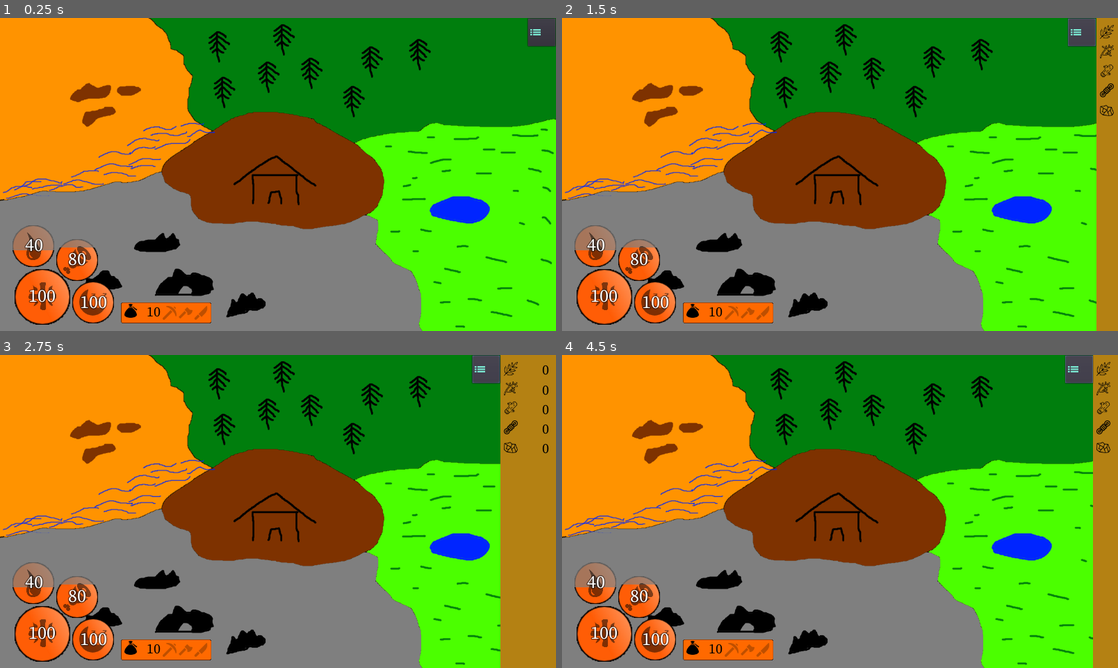
Above: before the commit, frames 1-4 (two rows, left to right).
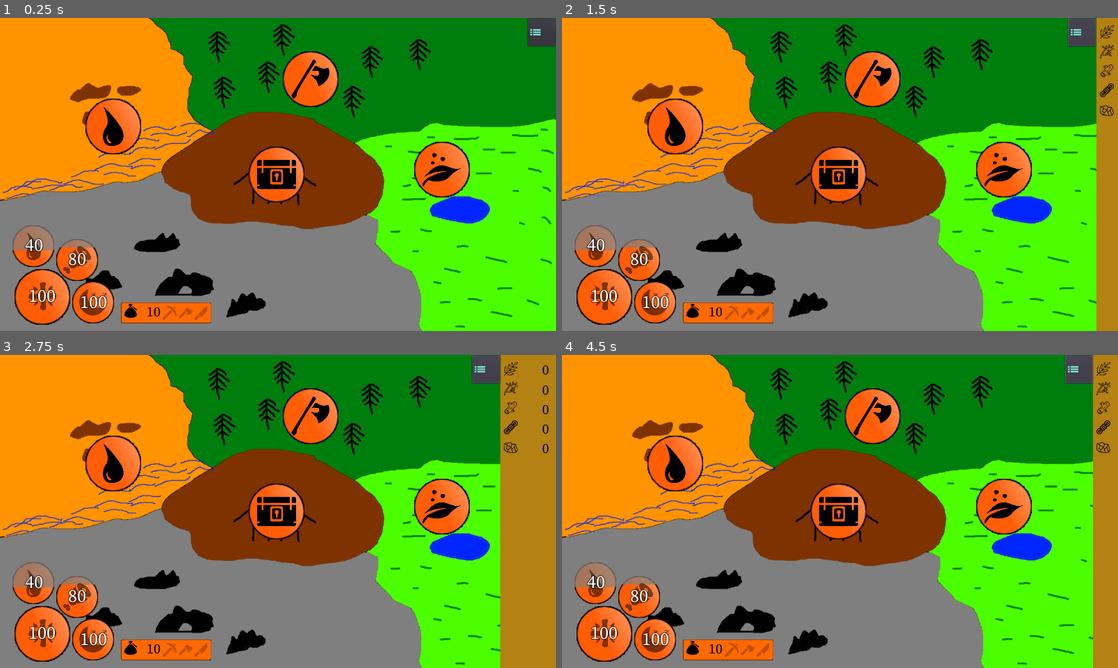
Above: after the commit, the same moments.

Repository: Maroxis/Surv
Game: Godot game, scene res://nodes/Game.tscn
Same seed, same stepped clock (60 frames per second), same inputs: the game is played once before the commit and once after it.
Inputs (mouse positions are in pixels of both pictures, inside the frame that each line leads up to):
- Up to frame 1 (0.25 s): no input
- Up to frame 2 (1.5 s): click (1101, 33) at 0.5 s; click (1045, 33) at 1.25 s
- Up to frame 3 (2.75 s): click (539, 370) at 2 s
- Up to frame 4 (4.5 s): tap Enter at 2.75, 4.25 s; tap Space at 3.5 s

The runs differ from the first frame. In frame 1, 5.7% of the frame differs, in the area x 15-85%, y 10-59%; in frame 2, 5.7%; in frame 3, 5.7%; in frame 4, 5.7%.

Commit message:
building init

Diff:
--- a/nodes/Building.tscn
+++ b/nodes/Building.tscn
@@ -6,17 +6,32 @@
 [ext_resource path="res://sprites/BG/BuildingPanel.png" type="Texture" id=4]
 
 [node name="Building" type="Control"]
-size_flags_horizontal = 2
+anchor_left = 0.5
+anchor_top = 0.5
+anchor_right = 0.5
+anchor_bottom = 0.5
+margin_left = -128.0
+margin_right = 128.0
+rect_min_size = Vector2( 256, 0 )
+mouse_filter = 2
+size_flags_horizontal = 3
 size_flags_vertical = 7
 __meta__ = {
 "_edit_use_anchors_": false
 }
 
 [node name="VBox" type="VBoxContainer" parent="."]
-anchor_right = 1.0
-anchor_bottom = 1.0
+anchor_left = 0.5
+anchor_right = 0.5
+margin_left = -96.0
+margin_right = 96.0
+margin_bottom = 423.0
+mouse_filter = 2
 size_flags_horizontal = 3
 size_flags_vertical = 3
+__meta__ = {
+"_edit_use_anchors_": false
+}
 
 [node name="BG" type="TextureRect" parent="VBox"]
 margin_right = 192.0
@@ -27,8 +42,12 @@
 }
 
 [node name="VBoxContainer" type="VBoxContainer" parent="VBox/BG"]
-anchor_right = 1.0
-anchor_bottom = 1.0
+anchor_top = 0.5
+anchor_bottom = 0.5
+margin_top = -144.0
+margin_right = 192.0
+margin_bottom = 144.0
+mouse_filter = 2
 __meta__ = {
 "_edit_use_anchors_": false
 }
@@ -63,6 +82,7 @@
 margin_bottom = 288.0
 grow_horizontal = 2
 grow_vertical = 2
+mouse_filter = 1
 size_flags_horizontal = 3
 size_flags_vertical = 3
 texture_normal = ExtResource( 1 )
@@ -72,11 +92,26 @@
 [node name="Vbox" type="VBoxContainer" parent="VBox"]
 margin_top = 292.0
 margin_right = 192.0
-margin_bottom = 378.0
+margin_bottom = 423.0
+__meta__ = {
+"_edit_use_anchors_": false
+}
+
+[node name="Tier" type="Label" parent="VBox/Vbox"]
+margin_right = 192.0
+margin_bottom = 41.0
+theme = ExtResource( 3 )
+custom_colors/font_color = Color( 0, 0, 0, 1 )
+text = "Tier"
+align = 1
+__meta__ = {
+"_edit_use_anchors_": false
+}
 
 [node name="VBox2" type="VBoxContainer" parent="VBox/Vbox"]
+margin_top = 45.0
 margin_right = 192.0
-margin_bottom = 41.0
+margin_bottom = 86.0
 size_flags_horizontal = 3
 size_flags_vertical = 3
 size_flags_stretch_ratio = 2.0
@@ -109,9 +144,9 @@
 }
 
 [node name="VBox" type="VBoxContainer" parent="VBox/Vbox"]
-margin_top = 45.0
+margin_top = 90.0
 margin_right = 192.0
-margin_bottom = 86.0
+margin_bottom = 131.0
 size_flags_horizontal = 3
 size_flags_vertical = 3
 size_flags_stretch_ratio = 2.0
--- a/nodes/Game.tscn
+++ b/nodes/Game.tscn
@@ -13,7 +13,6 @@
 [ext_resource path="res://sprites/Icons/128x128px/Wenrexa Special magic.png" type="Texture" id=11]
 [ext_resource path="res://nodes/MissionSelect.tscn" type="PackedScene" id=12]
 [ext_resource path="res://sprites/Icons/32x32px/wood.png" type="Texture" id=13]
-[ext_resource path="res://scripts/Missions.gd" type="Script" id=14]
 [ext_resource path="res://scripts/WoodsMission.gd" type="Script" id=15]
 [ext_resource path="res://sprites/Icons/64x64px/Wenrexa Drop Water or Blood.png" type="Texture" id=16]
 [ext_resource path="res://sprites/Icons/64x64px/food.png" type="Texture" id=17]
@@ -32,6 +31,29 @@
 [ext_resource path="res://sprites/Icons/64x64px/sleep.png" type="Texture" id=33]
 [ext_resource path="res://sprites/Icons/64x64px/close.png" type="Texture" id=34]
 
+[sub_resource type="StyleBoxEmpty" id=1]
+
+[sub_resource type="StyleBoxEmpty" id=2]
+
+[sub_resource type="StyleBoxEmpty" id=3]
+
+[sub_resource type="StyleBoxEmpty" id=4]
+
+[sub_resource type="StyleBoxEmpty" id=5]
+
+[sub_resource type="Theme" id=6]
+HScrollBar/icons/decrement = null
+HScrollBar/icons/decrement_highlight = null
+HScrollBar/icons/decrement_pressed = null
+HScrollBar/icons/increment = null
+HScrollBar/icons/increment_highlight = null
+HScrollBar/icons/increment_pressed = null
+HScrollBar/styles/grabber = SubResource( 1 )
+HScrollBar/styles/grabber_highlight = SubResource( 2 )
+HScrollBar/styles/grabber_pressed = SubResource( 3 )
+HScrollBar/styles/scroll = SubResource( 4 )
+HScrollBar/styles/scroll_focus = SubResource( 5 )
+
 [node name="Game" type="Node2D"]
 script = ExtResource( 23 )
 
@@ -151,7 +173,6 @@
 anchor_left = 1.0
 
 [node name="GameWindow" type="Control" parent="Canvas"]
-visible = false
 anchor_right = 1.0
 anchor_bottom = 1.0
 mouse_filter = 2
@@ -201,7 +222,6 @@
 margin_top = 64.0
 margin_right = -128.0
 margin_bottom = -64.0
-script = ExtResource( 14 )
 __meta__ = {
 "_edit_use_anchors_": false
 }
@@ -623,14 +643,19 @@
 margin_top = 64.0
 margin_right = -128.0
 margin_bottom = -64.0
+mouse_filter = 2
 __meta__ = {
 "_edit_use_anchors_": false
 }
 
 [node name="Build" type="Control" parent="Canvas/GameWindow/BaseActivities"]
+visible = false
 anchor_right = 1.0
 anchor_bottom = 1.0
 script = ExtResource( 20 )
+__meta__ = {
+"_edit_use_anchors_": false
+}
 
 [node name="BG" type="ColorRect" parent="Canvas/GameWindow/BaseActivities/Build"]
 anchor_right = 1.0
@@ -640,45 +665,73 @@
 "_edit_use_anchors_": false
 }
 
-[node name="HBox" type="HBoxContainer" parent="Canvas/GameWindow/BaseActivities/Build"]
-anchor_right = 1.0
-anchor_bottom = 1.0
-margin_left = 32.0
-margin_top = 32.0
+[node name="ScrollContainer" type="ScrollContainer" parent="Canvas/GameWindow/BaseActivities/Build"]
+anchor_right = 1.0
+anchor_bottom = 1.0
+margin_left = 128.0
+margin_top = 16.0
 margin_right = -128.0
-margin_bottom = -32.0
-__meta__ = {
-"_edit_use_anchors_": false
-}
-
-[node name="House" parent="Canvas/GameWindow/BaseActivities/Build/HBox" instance=ExtResource( 21 )]
-margin_bottom = 528.0
-
-[node name="Name" parent="Canvas/GameWindow/BaseActivities/Build/HBox/House/VBox/BG/VBoxContainer" index="1"]
+theme = SubResource( 6 )
+scroll_vertical_enabled = false
+__meta__ = {
+"_edit_use_anchors_": false
+}
+
+[node name="HBox" type="HBoxContainer" parent="Canvas/GameWindow/BaseActivities/Build/ScrollContainer"]
+margin_right = 1036.0
+margin_bottom = 576.0
+size_flags_horizontal = 3
+size_flags_vertical = 3
+__meta__ = {
+"_edit_use_anchors_": false
+}
+
+[node name="House" parent="Canvas/GameWindow/BaseActivities/Build/ScrollContainer/HBox" instance=ExtResource( 21 )]
+anchor_left = 0.0
+anchor_top = 0.0
+anchor_right = 0.0
+anchor_bottom = 0.0
+margin_left = 0.0
+margin_right = 256.0
+margin_bottom = 576.0
+
+[node name="Name" parent="Canvas/GameWindow/BaseActivities/Build/ScrollContainer/HBox/House/VBox/BG/VBoxContainer" index="1"]
 text = "House"
 
-[node name="WaterCollector" parent="Canvas/GameWindow/BaseActivities/Build/HBox" instance=ExtResource( 21 )]
-margin_left = 217.0
-margin_right = 217.0
-margin_bottom = 528.0
-
-[node name="Name" parent="Canvas/GameWindow/BaseActivities/Build/HBox/WaterCollector/VBox/BG/VBoxContainer" index="1"]
+[node name="WaterCollector" parent="Canvas/GameWindow/BaseActivities/Build/ScrollContainer/HBox" instance=ExtResource( 21 )]
+anchor_left = 0.0
+anchor_top = 0.0
+anchor_right = 0.0
+anchor_bottom = 0.0
+margin_left = 260.0
+margin_right = 516.0
+margin_bottom = 576.0
+
+[node name="Name" parent="Canvas/GameWindow/BaseActivities/Build/ScrollContainer/HBox/WaterCollector/VBox/BG/VBoxContainer" index="1"]
 text = "Water Tank"
 
-[node name="Furnace" parent="Canvas/GameWindow/BaseActivities/Build/HBox" instance=ExtResource( 21 )]
-margin_left = 434.0
-margin_right = 434.0
-margin_bottom = 528.0
-
-[node name="Name" parent="Canvas/GameWindow/BaseActivities/Build/HBox/Furnace/VBox/BG/VBoxContainer" index="1"]
+[node name="Furnace" parent="Canvas/GameWindow/BaseActivities/Build/ScrollContainer/HBox" instance=ExtResource( 21 )]
+anchor_left = 0.0
+anchor_top = 0.0
+anchor_right = 0.0
+anchor_bottom = 0.0
+margin_left = 520.0
+margin_right = 776.0
+margin_bottom = 576.0
+
+[node name="Name" parent="Canvas/GameWindow/BaseActivities/Build/ScrollContainer/HBox/Furnace/VBox/BG/VBoxContainer" index="1"]
 text = "Furnace"
 
-[node name="Wall" parent="Canvas/GameWindow/BaseActivities/Build/HBox" instance=ExtResource( 21 )]
-margin_left = 651.0
-margin_right = 651.0
-margin_bottom = 528.0
-
-[node name="Name" parent="Canvas/GameWindow/BaseActivities/Build/HBox/Wall/VBox/BG/VBoxContainer" index="1"]
+[node name="Wall" parent="Canvas/GameWindow/BaseActivities/Build/ScrollContainer/HBox" instance=ExtResource( 21 )]
+anchor_left = 0.0
+anchor_top = 0.0
+anchor_right = 0.0
+anchor_bottom = 0.0
+margin_left = 780.0
+margin_right = 1036.0
+margin_bottom = 576.0
+
+[node name="Name" parent="Canvas/GameWindow/BaseActivities/Build/ScrollContainer/HBox/Wall/VBox/BG/VBoxContainer" index="1"]
 text = "Wall"
 
 [node name="Close" type="Control" parent="Canvas/GameWindow/BaseActivities/Build"]
@@ -701,6 +754,7 @@
 }
 
 [node name="Craft" type="Control" parent="Canvas/GameWindow/BaseActivities"]
+visible = false
 margin_right = 40.0
 margin_bottom = 40.0
 __meta__ = {
@@ -708,6 +762,7 @@
 }
 
 [node name="Status" type="Control" parent="Canvas/GameWindow/BaseActivities"]
+visible = false
 margin_right = 40.0
 margin_bottom = 40.0
 __meta__ = {
@@ -721,8 +776,16 @@
 [connection signal="pressed" from="Canvas/GameWindow/Missions/River/Close/Button" to="Canvas/GameWindow/Missions/River" method="_on_Close_Button_pressed"]
 [connection signal="pressed" from="Canvas/GameWindow/Missions/Plains/HBox/Food/VBox/Button/Button" to="Canvas/GameWindow/Missions/Plains" method="_on_Food_Button_pressed"]
 [connection signal="pressed" from="Canvas/GameWindow/Missions/Plains/Close/Button" to="Canvas/GameWindow/Missions/Plains" method="_on_Close_Button_pressed"]
+[connection signal="pressed" from="Canvas/GameWindow/Missions/Home/VBoxContainer/HBox/Build/VBox/Button/Button" to="Canvas/GameWindow/Missions/Home" method="_on_Build_Button_pressed"]
+[connection signal="pressed" from="Canvas/GameWindow/Missions/Home/VBoxContainer/HBox/Craft/VBox/Button/Button" to="Canvas/GameWindow/Missions/Home" method="_on_Craft_Button_pressed"]
+[connection signal="pressed" from="Canvas/GameWindow/Missions/Home/VBoxContainer/HBox/Status/VBox/Button/Button" to="Canvas/GameWindow/Missions/Home" method="_on_Status_Button_pressed"]
 [connection signal="pressed" from="Canvas/GameWindow/Missions/Home/VBoxContainer/HBox2/Sleep/VBox/Button/Button" to="Canvas/GameWindow/Missions/Home" method="_on_Sleep_Button_pressed"]
+[connection signal="pressed" from="Canvas/GameWindow/Missions/Home/VBoxContainer/HBox2/Drink/VBox/Button/Button" to="Canvas/GameWindow/Missions/Home" method="_on_Drink_Button_pressed"]
 [connection signal="pressed" from="Canvas/GameWindow/Missions/Home/Close/Button" to="Canvas/GameWindow/Missions/Home" method="_on_Close_Button_pressed"]
+[connection signal="pressed" from="Canvas/GameWindow/BaseActivities/Build/ScrollContainer/HBox/House/VBox/BG/VBoxContainer/Button" to="Canvas/GameWindow/BaseActivities/Build" method="_on_House_Button_pressed"]
+[connection signal="pressed" from="Canvas/GameWindow/BaseActivities/Build/ScrollContainer/HBox/WaterCollector/VBox/BG/VBoxContainer/Button" to="Canvas/GameWindow/BaseActivities/Build" method="_on_WaterTank_Button_pressed"]
+[connection signal="pressed" from="Canvas/GameWindow/BaseActivities/Build/ScrollContainer/HBox/Furnace/VBox/BG/VBoxContainer/Button" to="Canvas/GameWindow/BaseActivities/Build" method="_on_Furnace_Button_pressed"]
+[connection signal="pressed" from="Canvas/GameWindow/BaseActivities/Build/ScrollContainer/HBox/Wall/VBox/BG/VBoxContainer/Button" to="Canvas/GameWindow/BaseActivities/Build" method="_on_Wall_Button_pressed"]
 [connection signal="pressed" from="Canvas/GameWindow/BaseActivities/Build/Close/Button" to="Canvas/GameWindow/BaseActivities/Build" method="_on_Close_Button_pressed"]
 
 [editable path="Canvas/UI/Status/Health"]
@@ -742,7 +805,7 @@
 [editable path="Canvas/GameWindow/Missions/Home/VBoxContainer/HBox/Status"]
 [editable path="Canvas/GameWindow/Missions/Home/VBoxContainer/HBox2/Sleep"]
 [editable path="Canvas/GameWindow/Missions/Home/VBoxContainer/HBox2/Drink"]
-[editable path="Canvas/GameWindow/BaseActivities/Build/HBox/House"]
-[editable path="Canvas/GameWindow/BaseActivities/Build/HBox/WaterCollector"]
-[editable path="Canvas/GameWindow/BaseActivities/Build/HBox/Furnace"]
-[editable path="Canvas/GameWindow/BaseActivities/Build/HBox/Wall"]
+[editable path="Canvas/GameWindow/BaseActivities/Build/ScrollContainer/HBox/House"]
+[editable path="Canvas/GameWindow/BaseActivities/Build/ScrollContainer/HBox/WaterCollector"]
+[editable path="Canvas/GameWindow/BaseActivities/Build/ScrollContainer/HBox/Furnace"]
+[editable path="Canvas/GameWindow/BaseActivities/Build/ScrollContainer/HBox/Wall"]
--- a/project.godot
+++ b/project.godot
@@ -19,6 +19,7 @@
 Global="*res://scripts/Global.gd"
 Inventory="*res://scripts/Inventory.gd"
 Player="*res://scripts/Player.gd"
+Buildings="*res://scripts/Buildings.gd"
 
 [display]
 
--- a/scripts/Base.gd
+++ b/scripts/Base.gd
@@ -1,11 +1,24 @@
 extends "res://scripts/Misson.gd"
 
-
+onready var buildScreen = get_node("../../BaseActivities/Build")
 
 func _on_Close_Button_pressed() -> void:
 	close()
 
-
 func _on_Sleep_Button_pressed() -> void:
 	Player.sleep()
 	close()
+
+func _on_Build_Button_pressed() -> void:
+	buildScreen.show()
+	buildScreen.refresh()
+	close()
+
+func _on_Craft_Button_pressed() -> void:
+	close()
+
+func _on_Status_Button_pressed() -> void:
+	close()
+
+func _on_Drink_Button_pressed() -> void:
+	close()
--- a/scripts/Build.gd
+++ b/scripts/Build.gd
@@ -1 +1,23 @@
 extends "res://scripts/BaseActivity.gd"
+
+func refresh():
+	pass
+
+func _on_Close_Button_pressed() -> void:
+	close()
+
+
+func _on_House_Button_pressed() -> void:
+	pass # Replace with function body.
+
+
+func _on_WaterTank_Button_pressed() -> void:
+	pass # Replace with function body.
+
+
+func _on_Furnace_Button_pressed() -> void:
+	pass # Replace with function body.
+
+
+func _on_Wall_Button_pressed() -> void:
+	pass # Replace with function body.
--- /dev/null
+++ b/scripts/Buildings.gd
@@ -0,0 +1,93 @@
+extends Node
+
+onready var Structure = {
+	"House": {
+		"currentTier": 0,
+		"tier1" : {
+			"cost": {
+				"Stick": 5,
+				"Leaf": 7
+			},
+			"benefits":{
+				"sleepMult": 0.7,
+				"sleepRegenMult": 1.3
+			}
+		},
+		"tier2" : {
+			"cost": {
+				"Stick": 4,
+				"Leaf": 16
+			},
+			"benefits":{
+				"sleepMult": 0.6,
+				"sleepRegenMult": 1.5
+			}
+		},
+		"tier3" : {
+			"cost": {
+				"Wood": 6,
+				"Stick": 12,
+				"Leaf": 24
+			},
+			"benefits":{
+				"sleepMult": 0.5,
+				"sleepRegenMult": 1.8
+			}
+		}
+	},
+	"WaterCollector": {
+		"currentTier": 0,
+		"tier1" : {
+			"cost": {
+				"Stick": 6,
+				"Leaf": 24
+			},
+			"benefits":{
+				"collectRate": 0.00015,
+				"tankSize": 30
+			}
+		},
+		"tier2" : {
+			"cost": {
+				"Stick": 12,
+				"Leaf": 32
+			},
+			"benefits":{
+				"collectRate": 0.0002,
+				"tankSize": 50
+			}
+		},
+		"tier3" : {
+			"cost": {
+				"Wood": 6,
+				"Stick": 12,
+				"Leaf": 24
+			},
+			"benefits":{
+				"collectRate": 0.0003,
+				"tankSize": 100
+			}
+		}
+	},
+	"Furnace": {
+		"currentTier": 0,
+		"tier1" : {
+			"cost": {
+				"Stone": 6
+			},
+			"benefits":{
+			}
+		}
+	},
+	"Wall": {
+		"currentTier": 0,
+		"tier1" : {
+			"cost": {
+				"Wood": 12
+			},
+			"benefits":{
+			}
+		}
+	}
+
+}
--- a/scripts/Missions.gd
+++ /dev/null
@@ -1 +0,0 @@
-extends Control
--- a/scripts/SelectLocation.gd
+++ b/scripts/SelectLocation.gd
@@ -1,9 +1,9 @@
 extends Node2D
 
 onready var buttonsNode = get_parent()
+onready var mission = get_node("../../Missions/"+self.name)
 
 func _on_TouchScreenButton_pressed() -> void:
-	var mission = get_node("../../Missions/"+self.name)
 	if(mission):
 		mission.show()
 		buttonsNode.hide()
Not shown: 1 places in nodes/Game.tscn that only renumber resources
